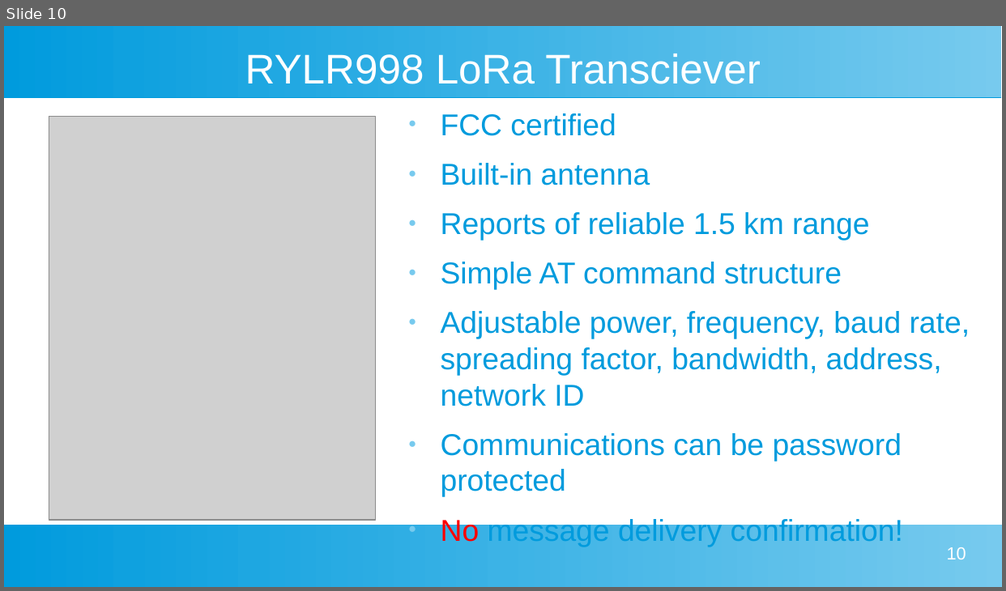
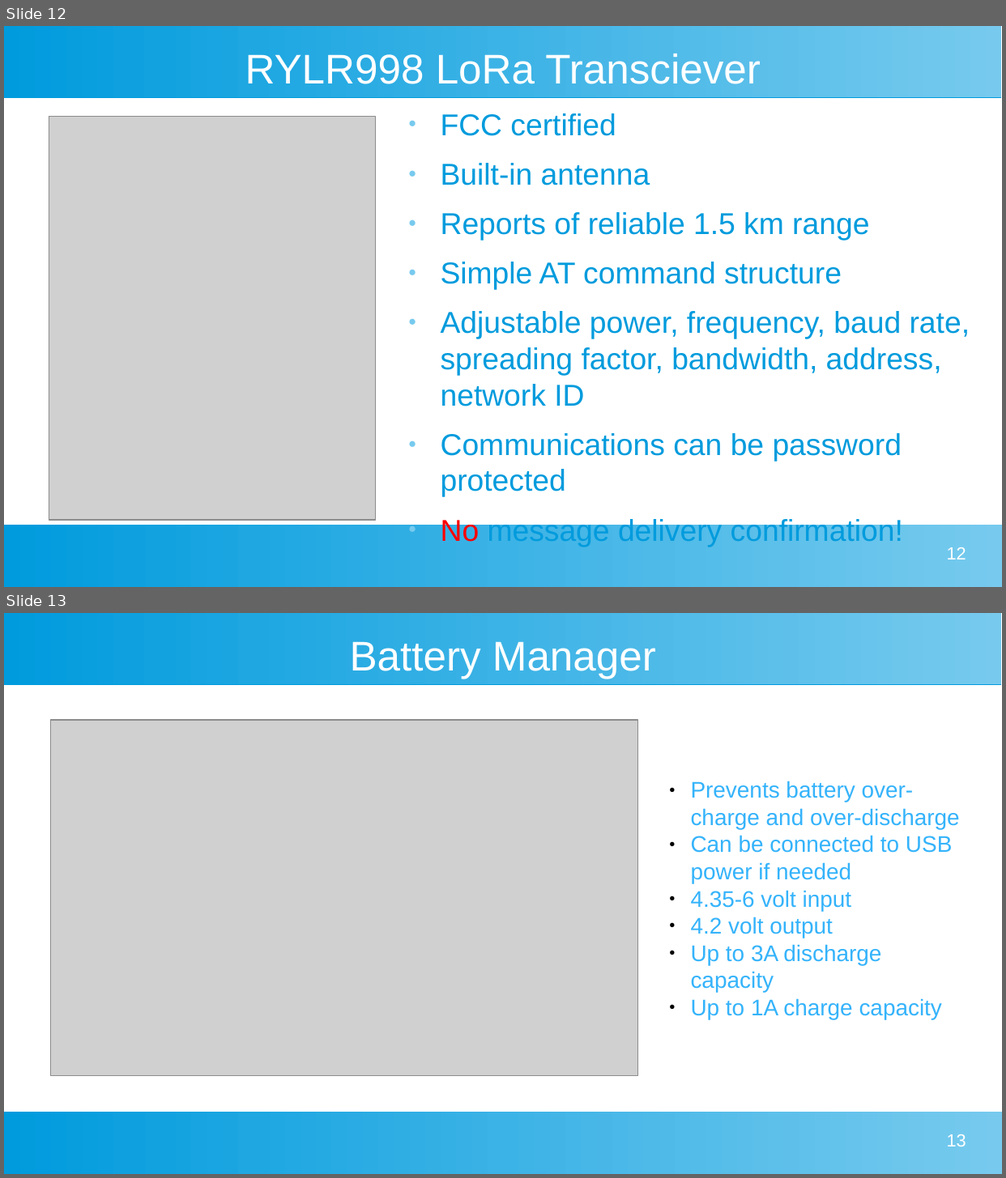
Before and after one commit to buteomont/Delivery-Box-Reporter-LoRa, a slide deck: resources/Presentation/Delivery Box Presentation.odp. Shown one above the other, each under a label of ours: slide 10 before the commit, slides 12 and 13 after it. The pictures are 1006x591 and 1006x1178 pixels, drawn with LibreOffice and Linux fonts; fonts in the diff are those of the drawing; grey boxes stand for pictures. Boxes give left, top, right and bottom in pixels: in the first picture for what was removed or moved away, otherwise in the second. Text is boxed around its words. In the diff, an @@ line names an element or a change of style, - is before the commit and + after.

```diff
--- a/resources/Presentation/Delivery Box Presentation.odp
+++ b/resources/Presentation/Delivery Box Presentation.odp
@@ slide 13 added at [4, 613, 1002, 1174], background #FFFFFF; not listed: 2 template elements that a slide beside it also shows @@
@@ title added at [350, 642, 656, 679], 33 pt, text #FFFFFF @@
+Battery Manager
@@ picture added at [51, 720, 638, 1076] @@
@@ text added at [691, 781, 960, 1020], 18 pt, text #34B3FB @@
+● Prevents battery over-charge and over-discharge
+● Can be connected to USB power if needed
+● 4.35-6 volt input
+● 4.2 volt output
+● Up to 3A discharge capacity
+● Up to 1A charge capacity
@@ page number added at [947, 1135, 966, 1147], 14 pt, text #FFFFFF @@
+13
@@ what was slide 10 is now slide 12 @@
@@ page number at [947, 548, 966, 560]: text changed @@
-10
+12
```
Also in this commit, not shown: 7 slides changed, 1 slide removed, 58 other files.
